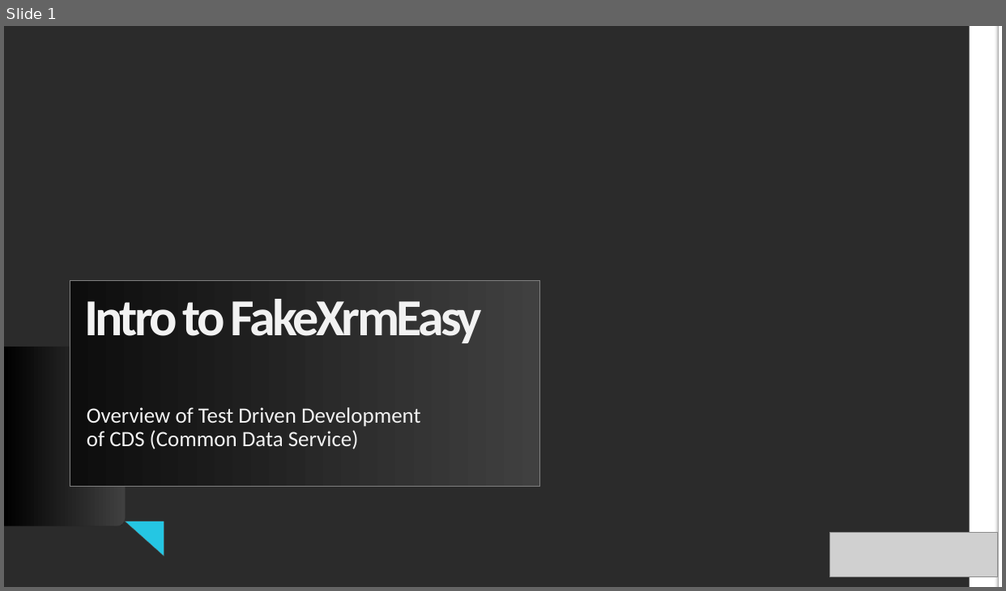
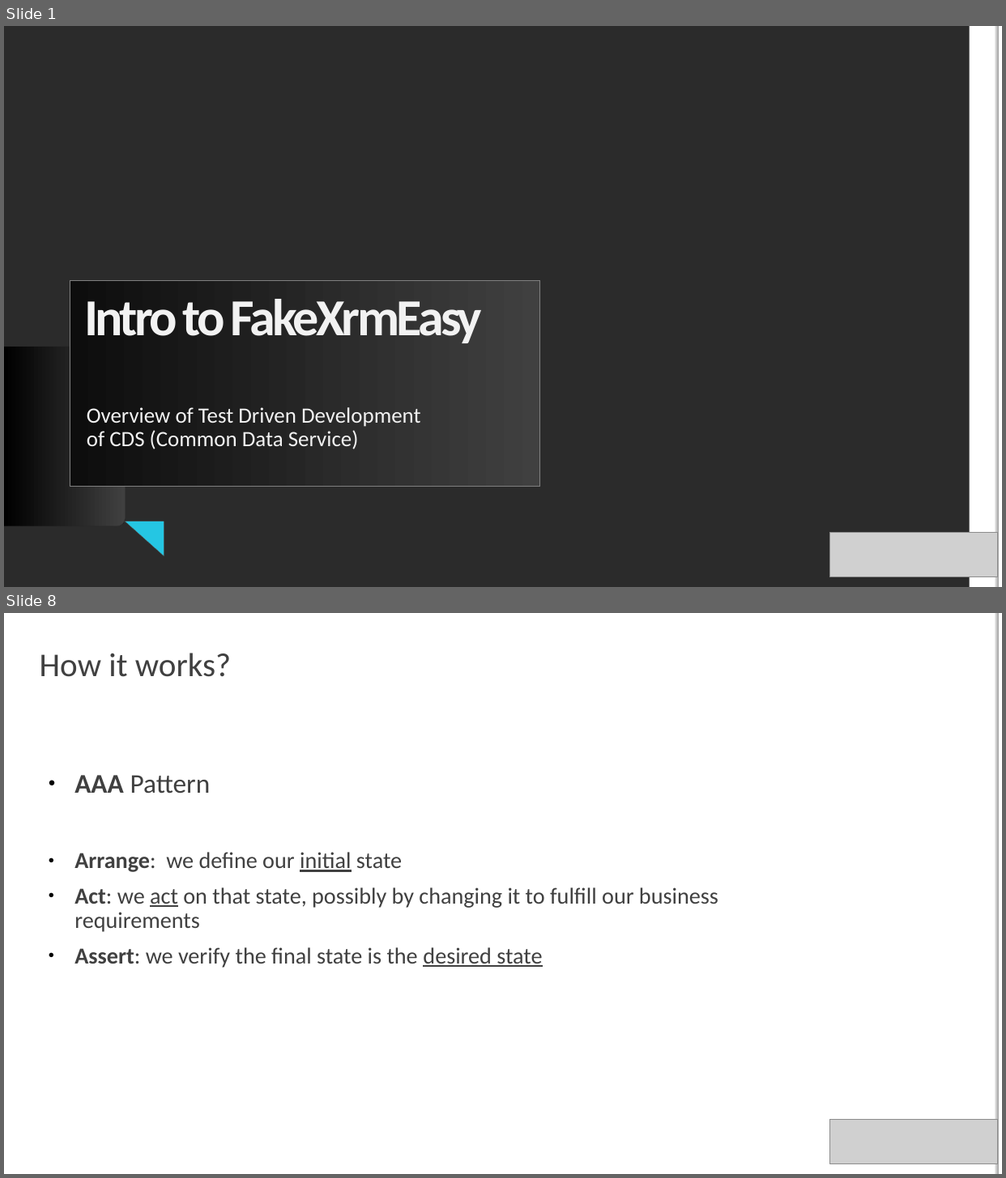
Before and after one commit to DynamicsValue/malaysia-bizappug-intro-to-fake-xrm-easy, a slide deck: Slides.pptx. Shown one above the other, each under a label of ours: slide 1 before the commit, slides 1 and 8 after it; the slides between them are not shown. The pictures are 1006x591 and 1006x1178 pixels, drawn with LibreOffice and Linux fonts; fonts in the diff are those of the drawing; grey boxes stand for pictures; background and template pictures are left out; a plain dark background stands for a picture behind light text. Boxes give left, top, right and bottom in pixels: in the first picture for what was removed or moved away, otherwise in the second. Text is boxed around its words. In the diff, an @@ line names an element or a change of style, - is before the commit and + after.

```diff
--- a/Slides.pptx
+++ b/Slides.pptx
@@ slide 8 added at bbox=[4, 613, 1002, 1174], background #FFFFFF; not listed: 2 template elements that a slide beside it also shows @@
@@ text added at bbox=[40, 653, 231, 677], 32 pt, text #404040 @@
+How it works?
@@ text added at bbox=[74, 775, 211, 794], 26 pt, text #404040 @@
+● AAA Pattern
@@ text added at bbox=[74, 852, 718, 968], 22 pt, text #404040 @@
+● Arrange: we define our initial state
+● Act: we act on that state, possibly by changing it to fulfill our business requirements
+● Assert: we verify the final state is the desired state
@@ picture added at bbox=[829, 1120, 997, 1165] @@
```
Also in this commit, not shown: 1 slide changed, 8 other slides added, 7 slides removed, 1 other file.
